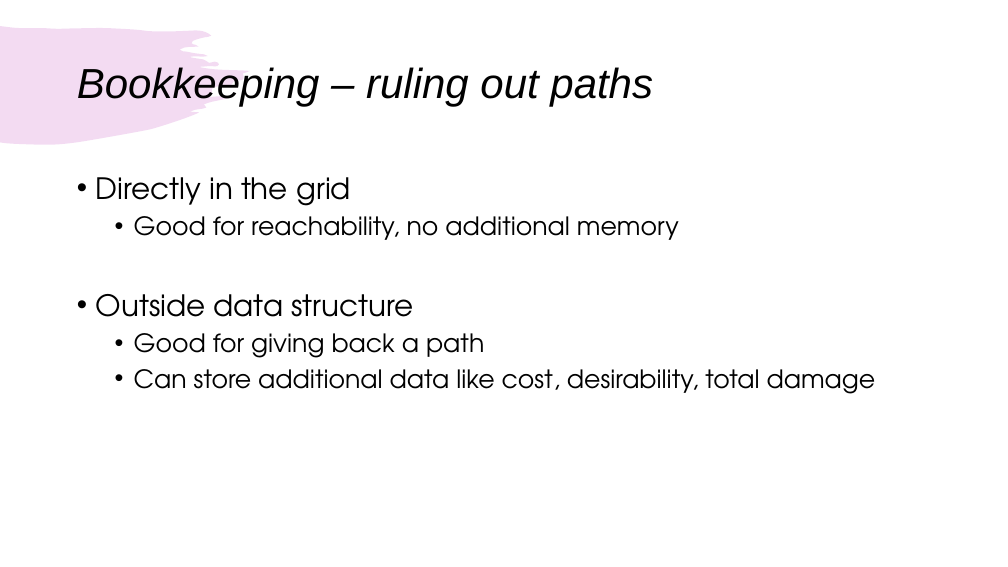
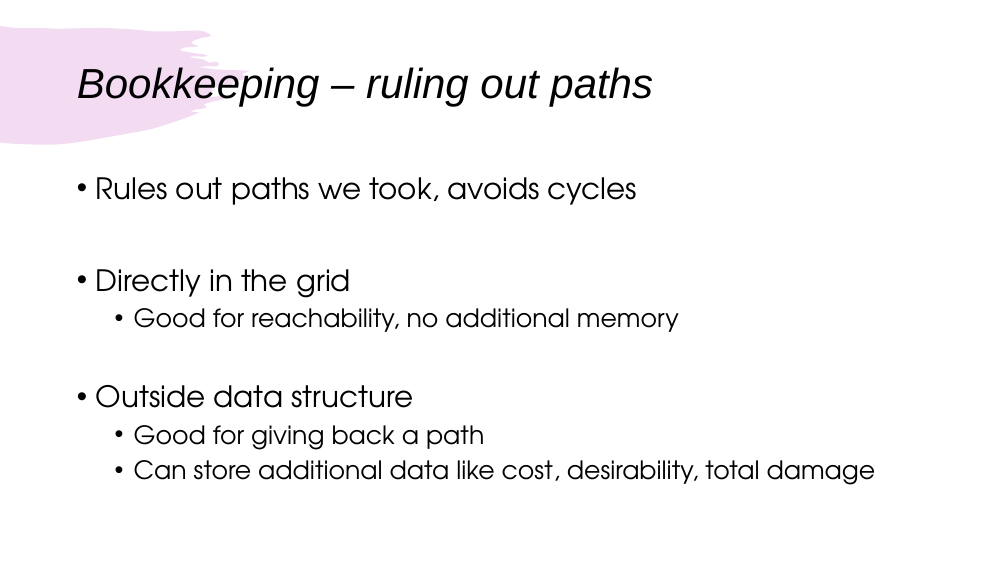
Before and after one commit to areddish/python_grids, a slide deck: slide 25 of Presentation.pptx. Drawn at 1008x567 pixels with LibreOffice and Linux fonts; fonts in the diff are those of the drawing. Boxes give left, top, right and bottom in pixels: in the first picture for what was removed or moved away, otherwise in the second. Text is boxed around its words. In the diff, an @@ line names an element or a change of style, - is before the commit and + after.

```diff
--- a/Presentation.pptx
+++ b/Presentation.pptx
@@ text at [96,177,637,205]: paragraph added @@
+• Rules out paths we took, avoids cycles
```
Also in this commit, not shown: 2 other slides changed, 1 slide added, 3 other files.
